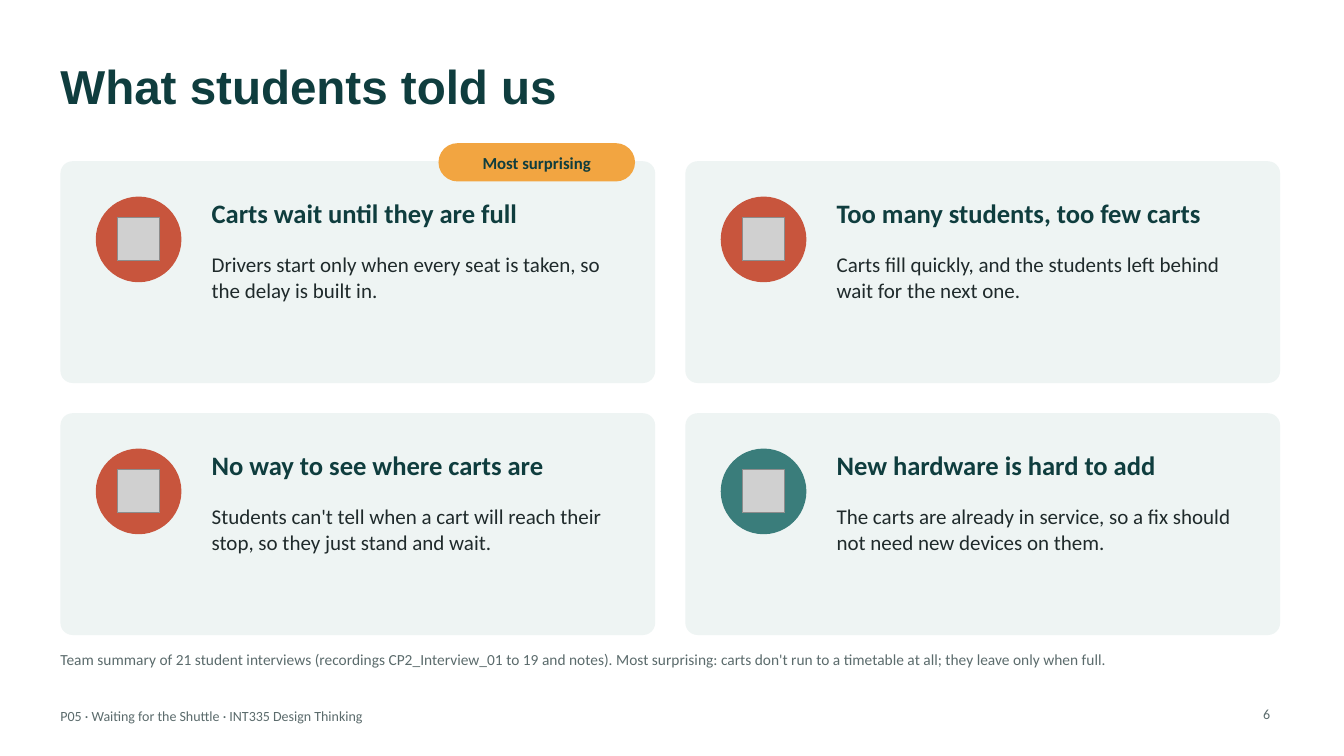
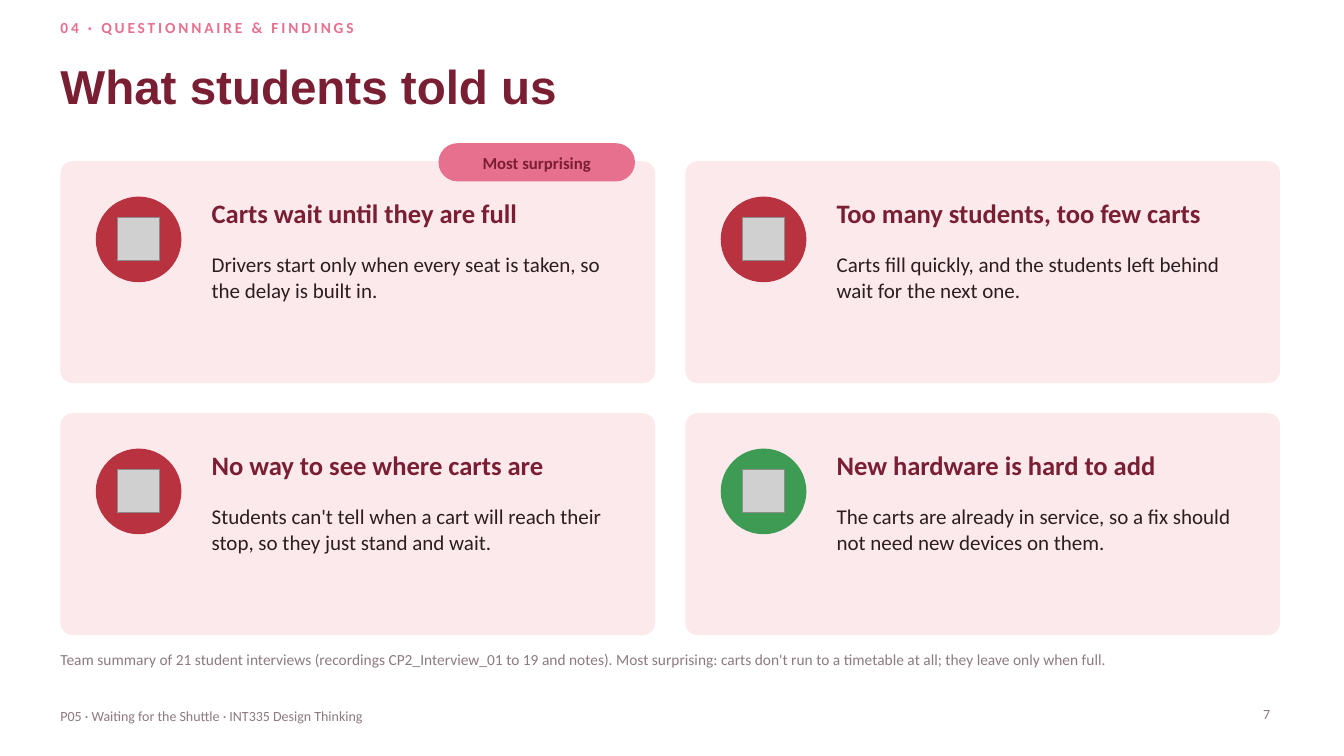
Before and after one commit to ShadowIzzHerZ/waiting-for-the-shuttle, a slide deck: slide 7 of deck/P05_Waiting_for_the_Shuttle.pptx (slide 6 before the commit). Drawn at 1344x756 pixels with LibreOffice and Linux fonts; fonts in the diff are those of the drawing; grey boxes stand for pictures. Boxes give left, top, right and bottom in pixels: in the first picture for what was removed or moved away, otherwise in the second. Text is boxed around its words. In the diff, an @@ line names an element or a change of style, - is before the commit and + after.

Commit message:
Deck follows the 12-section report skeleton, in the bracelet colours
Sections: problem, research plan, primary research, findings,
competitive analysis, personas and empathy map, ideation, storyboard and
journey, IA and user flow, prototype, testing and accessibility,
conclusion and links. New slides for the research plan, competitive
analysis, IA and user flow, testing and conclusion; dropped the affinity,
HMW-list and concept slides. Palette from the team's floral bracelet.

```diff
--- a/deck/P05_Waiting_for_the_Shuttle.pptx
+++ b/deck/P05_Waiting_for_the_Shuttle.pptx
@@ text added at <box>60,23,353,35</box>, 11 pt, text #E8708F, bold @@
+04 · QUESTIONNAIRE & FINDINGS
@@ text colour #0F3D3E to #7A1F33 in 6 elements at <box>60,69,556,105</box>, <box>212,204,517,227</box>, <box>837,204,1200,227</box>, <box>212,456,544,479</box>, <box>837,456,1156,475</box>, <box>483,157,590,172</box> @@
@@ rounded rectangle at <box>439,143,635,181</box>: fill #F2A541 to #E8708F @@
@@ fill #EEF4F3 to #FCE9EC in 4 elements at <box>60,161,655,383</box>, <box>686,161,1280,383</box>, <box>60,413,655,635</box>, <box>686,413,1280,635</box> @@
@@ fill #C8553D to #B8323F in 3 elements at <box>96,197,181,282</box>, <box>721,197,807,282</box>, <box>96,449,181,534</box> @@
@@ ellipse at <box>721,449,807,534</box>: fill #3A7D7B to #3E9B54 @@
@@ text "Team summary of 21 student ..." at <box>60,654,1106,668</box>: text colour #5B6B6C to #8C7A7E @@
@@ text "P05 · Waiting for the ..." at <box>60,711,362,724</box>: text colour #5B6B6C to #8C7A7E @@
@@ page number at <box>1263,710,1270,719</box>: text changed; text colour #5B6B6C to #8C7A7E @@
-6
+7
```
Also in this commit, not shown: 14 other slides changed, 5 slides added, 4 slides removed, 1 other file.
